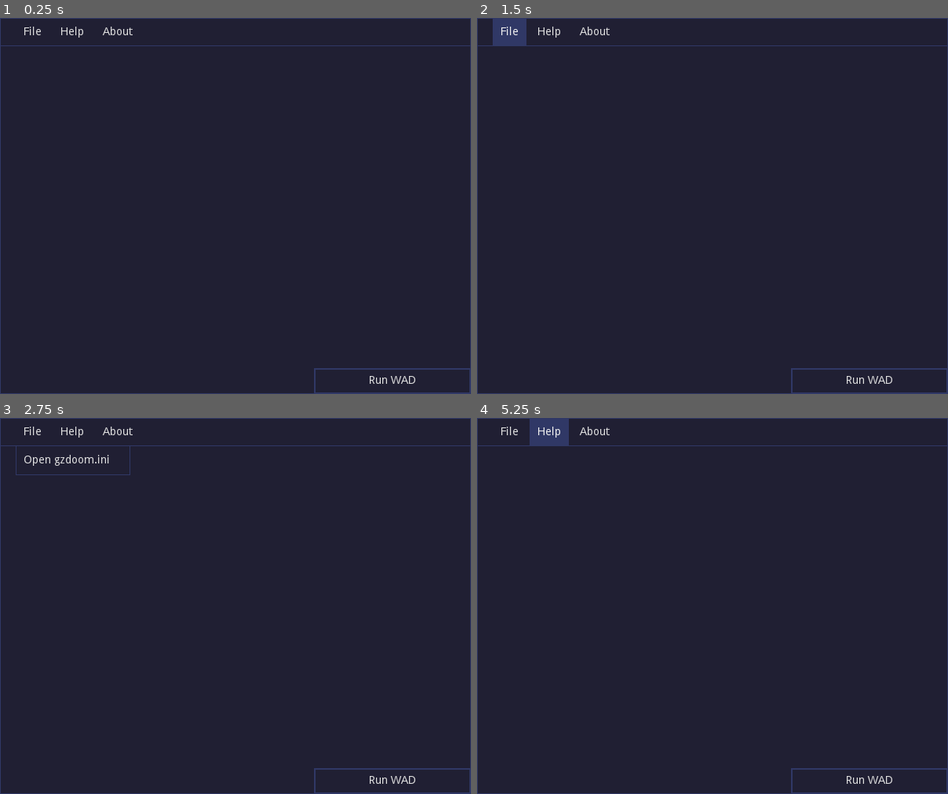
Above: before the commit, frames 1-4 (two rows, left to right).
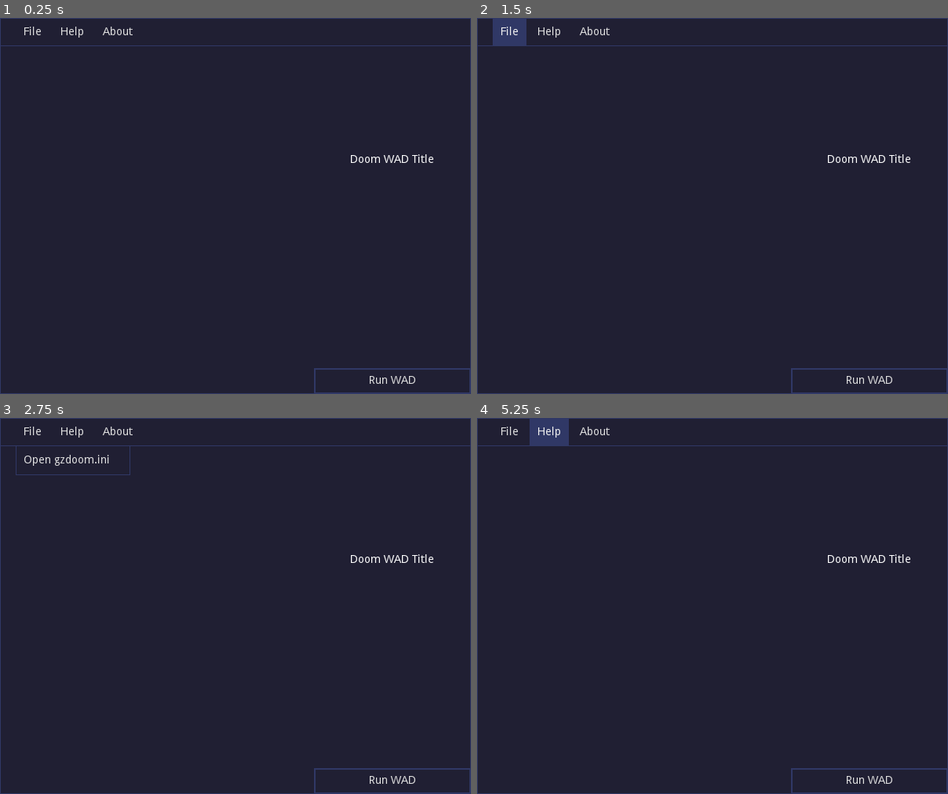
Above: after the commit, the same moments.

Repository: DinPX/WADoom
Game: Godot game, scene res://Scenes/Main.tscn
Same seed, same stepped clock (60 frames per second), same inputs: the game is played once before the commit and once after it.
Inputs:
- Up to frame 1 (0.25 s): no input
- Up to frame 2 (1.5 s): click "File" at 0.5 s; click "Run WAD" at 1.25 s
- Up to frame 3 (2.75 s): click "File" at 2 s
- Up to frame 4 (5.25 s): click "Run WAD" at 2.75 s; click "File" at 3.5 s; click "Run WAD" at 4.25 s; click "Help" at 5 s

The runs differ from the first frame. In frame 1, 0.2% of the frame differs, in the area x 74-92%, y 36-39%; in frame 2, 0.2%; in frame 3, 0.2%; in frame 4, 0.2%.

Commit message:
Added a file load function to read its data

Diff:
--- a/Scenes/Main.tscn
+++ b/Scenes/Main.tscn
@@ -160,14 +160,27 @@
 mouse_filter = 2
 input_pass_on_modal_close_click = false
 size_flags_vertical = 3
+custom_constants/separation = 10
 
 [node name="TitlePic" type="TextureRect" parent="Items/ContentArea/Items/WADFileInfo/Info/Details"]
 light_mask = 0
 margin_right = 200.0
+margin_bottom = 128.0
+rect_min_size = Vector2( 0, 128 )
 mouse_filter = 2
 input_pass_on_modal_close_click = false
 expand = true
-stretch_mode = 5
+stretch_mode = 7
+
+[node name="Title" type="RichTextLabel" parent="Items/ContentArea/Items/WADFileInfo/Info/Details"]
+margin_top = 138.0
+margin_right = 200.0
+margin_bottom = 153.0
+bbcode_enabled = true
+bbcode_text = "[center]Doom WAD Title[/center]"
+text = "Doom WAD Title"
+fit_content_height = true
+scroll_active = false
 
 [node name="Buttons" type="HBoxContainer" parent="Items/ContentArea/Items/WADFileInfo/Info"]
 light_mask = 0
--- a/Scripts/Main.gd
+++ b/Scripts/Main.gd
@@ -65,9 +65,7 @@
 
 	btn.name = btn_text
 	btn.set_script(WADFilesListItemScript)
-	#btn.set_info_panel(WADFileInfo)
-	btn.set_run_button(run_button)
-	btn.connect_signals(file_path)
+	btn.connect_signals(file_path, run_button, WADFileInfo)
 
 	return btn
 
--- a/Scripts/MenuBarItemsButton.gd
+++ b/Scripts/MenuBarItemsButton.gd
@@ -3,7 +3,7 @@
 
 func _ready() -> void:
 	self.connect("focus_entered", self, "_on_focus")
-	self.connect("mouse_entered", self, "_on_focus")
+	#self.connect("mouse_entered", self, "_on_focus")
 
 
 func _on_focus() -> void:
--- a/Scripts/WADFileInfo.gd
+++ b/Scripts/WADFileInfo.gd
@@ -1 +1,166 @@
 extends ScrollContainer
+
+var timings = {}
+var data
+var pos = 0
+
+onready var titlepic := $Info/Details/TitlePic
+onready var title := $Info/Details/Title
+
+
+func load_file(path: String):
+	#var file = File.new()
+	#if file.open(path,File.READ) != 0:
+	#	return false
+
+	var file = File.new()
+	file.open(path, file.READ)
+
+	if file == null:
+		return false
+
+	data = file.get_buffer(file.get_len())
+
+	file.close()
+
+	return true
+
+
+func seek(offset):
+	pos = offset
+
+
+func get_position():
+	return pos
+
+
+func get_8() -> int:
+	var ret : int = data[pos]
+	pos += 1
+	return ret
+
+
+func bulk_byte_arr(size):
+	var ret = data.subarray(pos, pos + size)
+	pos += size
+	return ret
+
+
+func get_16():
+	#var ret = data.subarray(pos,pos+1)
+	var ret = data.slice(pos, pos + 2)
+	pos += 2
+
+	#var spb = StreamPeerBuffer.new()
+	#spb.data_array = ret
+	#var single_float = spb.get_16()
+
+	#return single_float
+	var _rety = (ret[1] << 8) + ret[0]
+	return (ret[1] << 8) + ret[0]
+
+
+func get_16u():
+	var ret = data.subarray(pos, pos + 1)
+	ret = (ret[1] << 8) + ret[0]
+	if (ret & 0x8000):
+		ret -= 0x8000
+		ret = (-32767 + ret) -1
+
+	pos += 2
+	return ret
+
+
+func get_32u():
+	#var ret = data.subarray(pos,pos+3)
+	var ret = data.slice(pos,pos+4)
+	pos += 4
+	return (ret[3] << 24) + (ret[2] << 16) + (ret[1] << 8 ) + ret[0]
+
+
+func get_32():
+	#var ret = data.subarray(pos,pos+3)
+
+	var ret = data.slice(pos,pos+4)
+	var spb = StreamPeerBuffer.new()
+	spb.data_array = ret
+	var single_float = spb.get_32()
+	pos += 4
+	return single_float
+
+
+func get_32_bigEndian():
+	var ret = data.slice(pos,pos+4)
+	#ret.reverse()
+	var spb = StreamPeerBuffer.new()
+
+	spb.big_endian = true
+
+	spb.data_array = ret
+	var single_float = spb.get_32()
+	pos += 4
+
+	return single_float
+
+
+func get_16s():
+	var ret = data.slice(pos,pos+2)
+	ret = (ret[1] << 8) + ret[0]
+	if (ret & 0x8000):
+		ret -= 0x8000
+		ret = (-32767 + ret) -1
+
+	pos += 2
+	return ret
+
+
+func get_Vector32():
+	var x = get_float32()
+	var y = get_float32()
+	var z = get_float32()
+	return Vector3(x,y,z)
+
+
+func get_float32():
+	var ret = data.subarray(pos,pos+3)
+	var spb = StreamPeerBuffer.new()
+	spb.data_array = ret
+	var single_float = spb.get_float()
+	pos += 4
+	return single_float
+
+
+func get_buffer(size):
+	var ret = data.slice(pos, pos + (size))#not sure why using -1 here
+	pos += size
+	return ret
+
+
+func get_string(length):
+#	var ret = data.subarray(pos,pos+(length-1)).get_string_from_ascii()
+	var ret = data.subarray(pos,pos+(length-1)).get_string_from_ascii()
+
+	pos+=length
+	return ret.to_upper()
+
+	#func get_line():
+	#	return data.get_line()
+
+
+func get_length():
+	return data.size()
+
+
+func eof_reached():
+	return pos >= data.size()
+
+
+func scanForString(string, search_size):
+	var sub = data.subarray(pos,pos+(search_size - 1))
+	for index in sub.size():
+		if sub[index] == 0:
+			sub[index] = 32
+
+	var t = sub.get_string_from_ascii()
+
+	return t.find(string, 0) != -1
--- a/Scripts/WADFilesListItem.gd
+++ b/Scripts/WADFilesListItem.gd
@@ -1,22 +1,15 @@
 extends Button
 
 
-#var info_panel = null
-var run_button = null
+func connect_signals(path: String, run_button: Button, WADFileInfo: ScrollContainer) -> void:
+	self.connect("focus_entered", self, "_on_focus")
+	#self.connect("mouse_entered", self, "_on_focus")
 
-func connect_signals(file_path: String) -> void:
-	self.connect("focus_entered", self, "_on_focus")
-	self.connect("mouse_entered", self, "_on_focus")
-	self.connect("focus_entered", run_button, "set_info", [file_path])
-	self.connect("mouse_entered", run_button, "set_info", [file_path])
+	self.connect("focus_entered", run_button, "set_info", [path])
+	#self.connect("mouse_entered", run_button, "set_info", [path])
 
-
-func set_run_button(btn: Button) -> void:
-	run_button = btn
-
-
-#func set_info_panel(panel: ScrollContainer) -> void:
-#	info_panel = panel
+	self.connect("focus_entered", WADFileInfo, "load_file", [path])
+	#self.connect("mouse_entered", WADFileInfo, "load_file", [path])
 
 
 func _on_focus() -> void:
Binary file added: Assets/fonts/ubuntu-v20-latin-300.woff2
Binary file added: Assets/fonts/ubuntu-v20-latin-500.woff2
Binary file added: Assets/fonts/ubuntu-v20-latin-700.woff2
